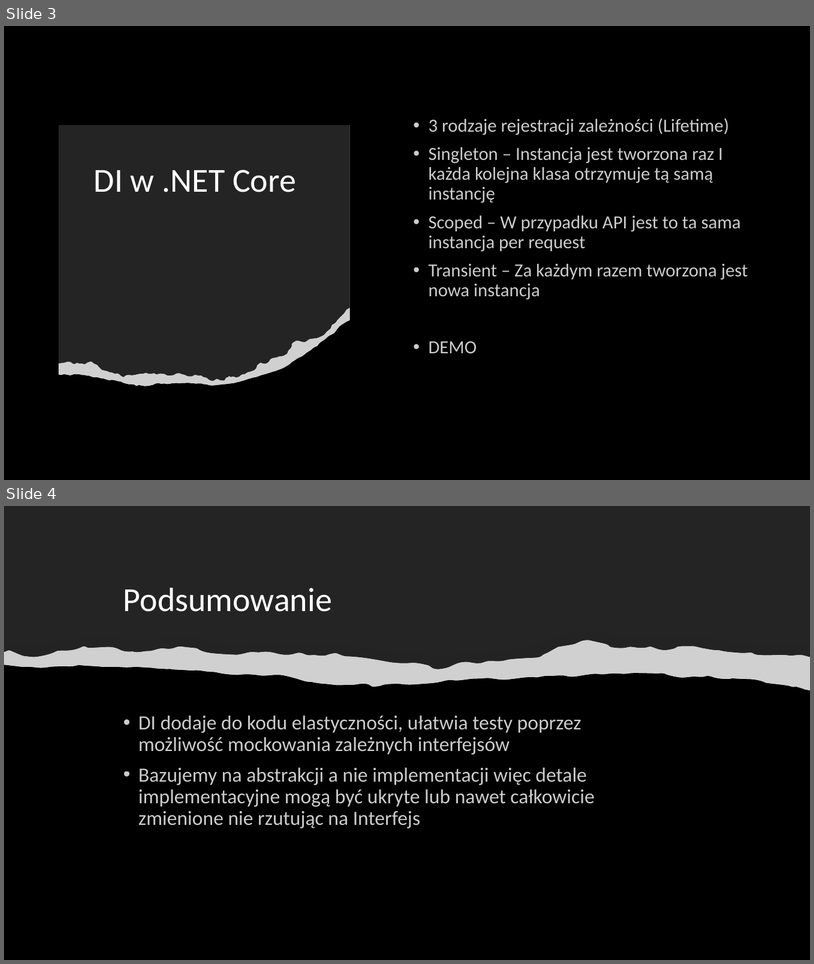
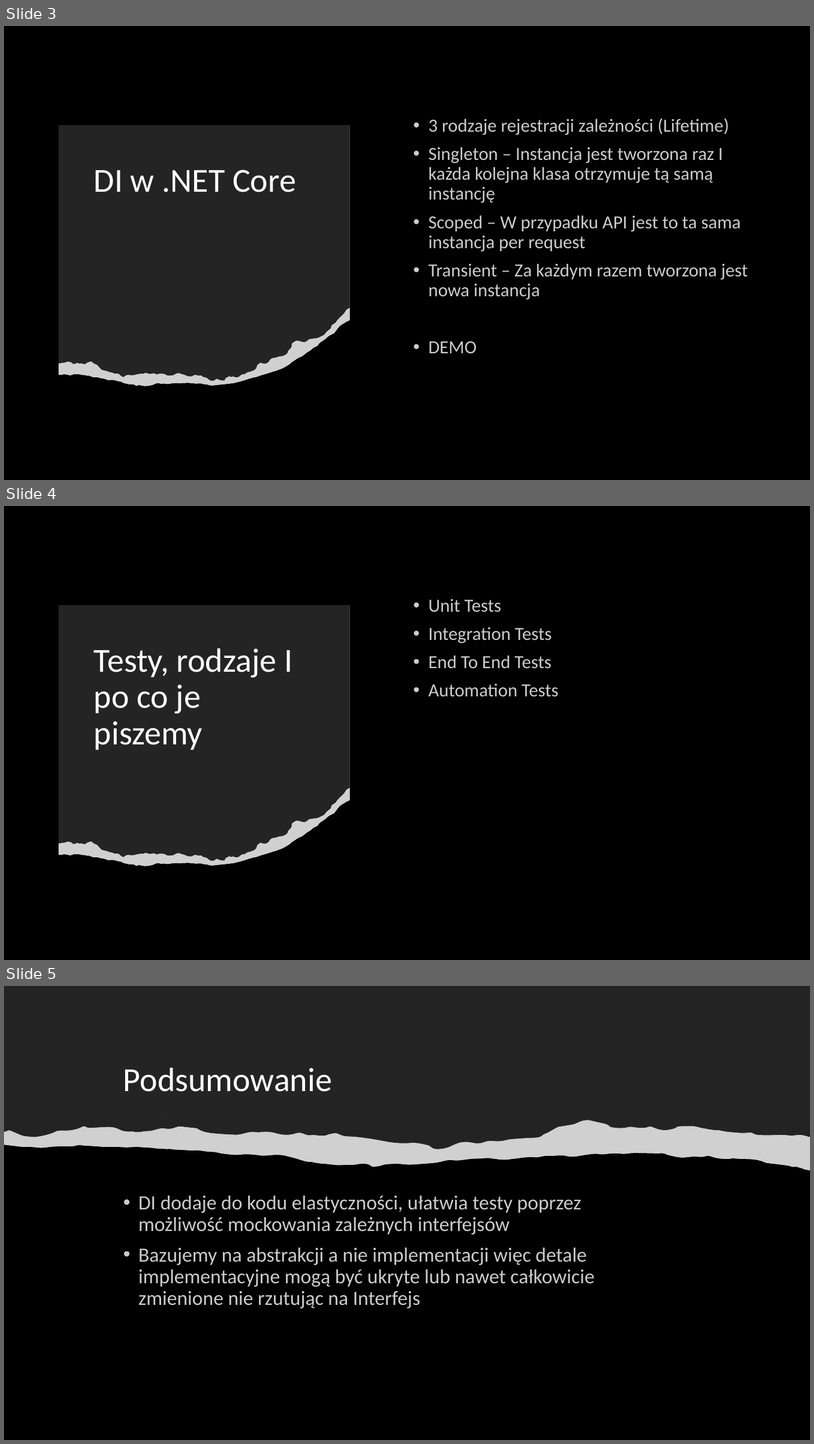
Before and after one commit to KamilHadas-Volue-MarketServices/DI_example, a slide deck: Presentation.pptx. Shown one above the other, each under a label of ours: slides 3 and 4 before the commit, slides 3, 4 and 5 after it. The pictures are 814x964 and 814x1444 pixels, drawn with LibreOffice and Linux fonts; fonts in the diff are those of the drawing; grey boxes stand for pictures. Boxes give left, top, right and bottom in pixels: in the first picture for what was removed or moved away, otherwise in the second. Text is boxed around its words. In the diff, an @@ line names an element or a change of style, - is before the commit and + after.

```diff
--- a/Presentation.pptx
+++ b/Presentation.pptx
@@ slide 4 added at (4,506,810,960), background #000000 @@
@@ freeform shape added at (59,605,350,866), fill #FFFFFF @@
@@ freeform shape added at (59,605,350,866), fill #000000 at 86% opacity @@
@@ text added at (429,599,559,697), 22 pt, text #FFFFFF at 80% opacity @@
+• Unit Tests
+• Integration Tests
+• End To End Tests
+• Automation Tests
@@ title added at (94,648,293,750), 40 pt, text #FFFFFF @@
+Testy, rodzaje I po co je piszemy
@@ freeform shape added at (59,788,350,866), fill #FFFFFF @@
@@ picture added at (59,788,350,866) @@
@@ what was slide 4 is now slide 5 @@
```
Also in this commit, not shown: 5 other files.
